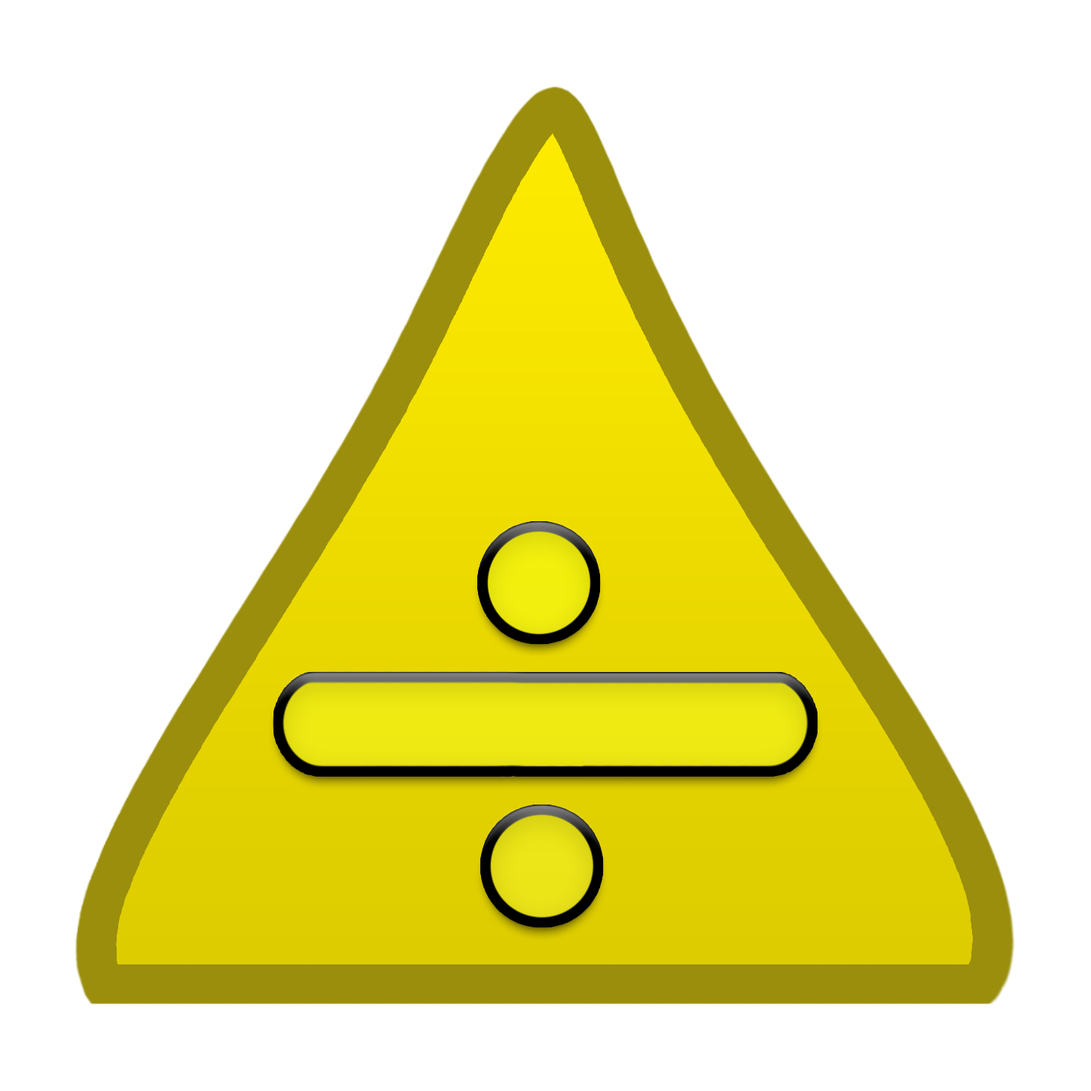
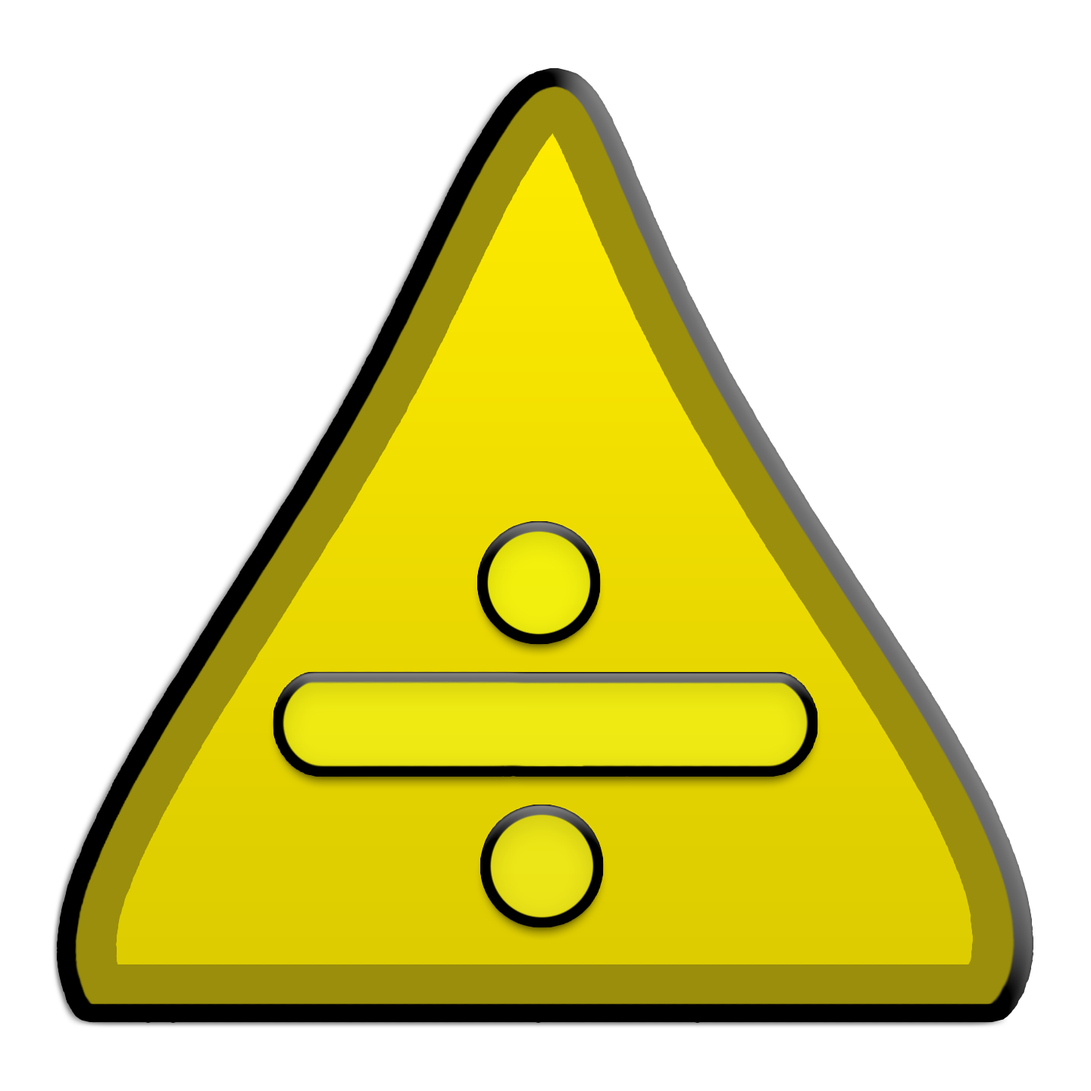
The second 1091 × 1091 image is a revision of the first. Changes to its layers:
removed layer "Layer 1 copy 5" over [282, 530, 809, 544]
removed layer "Layer 1 copy 3" over [74, 85, 1017, 1006]
added layer "Layer 0" above "Layer 0 copy" over [74, 85, 1017, 1006]
added layer "Layer 0 copy" over [74, 85, 1017, 1006]
